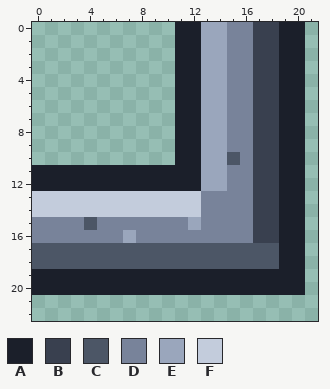
Two states of a pixel-art file, tiles/wall_corner_nw.aseprite. Above, as it was before the edit.
32x32 pixels, 1 frame. Shown: x 0..21, y 0..22.
Visible layers, top first: "shade", "base".
Palette (. is transparent): A #1b1f2a  B #39404f  C #4c5666  D #78839a  E #9aa6bc  F #c3ccdc
Pixels before, first column x 0:
 0 ...........AAEEDDBBAA
 1 ...........AAEEDDBBAA
 2 ...........AAEEDDBBAA
 3 ...........AAEEDDBBAA
 4 ...........AAEEDDBBAA
 5 ...........AAEEDDBBAA
 6 ...........AAEEDDBBAA
 7 ...........AAEEDDBBAA
 8 ...........AAEEDDBBAA
 9 ...........AAEEDDBBAA
10 ...........AAEECDBBAA
11 AAAAAAAAAAAAAEEDDBBAA
12 AAAAAAAAAAAAAEEDDBBAA
13 FFFFFFFFFFFFFDDDDBBAA
14 FFFFFFFFFFFFFDDDDBBAA
15 DDDDCDDDDDDDEDDDDBBAA
16 DDDDDDDEDDDDDDDDDBBAA
17 CCCCCCCCCCCCCCCCCCCAA
18 CCCCCCCCCCCCCCCCCCCAA
19 AAAAAAAAAAAAAAAAAAAAA
20 AAAAAAAAAAAAAAAAAAAAA
New version:
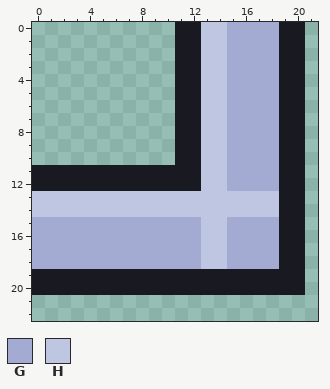
Colours new in this view: G #a3abd2  H #bfc6e2
The exact change:
colour A: #1b1f2a -> #191922
Changed rows in their new state; - is a pixel that keeps its letter.
Layers "ink", "flat":
first column x 0:
 0 -------------HHGGGG
 1 -------------HHGGGG
 2 -------------HHGGGG
 3 -------------HHGGGG
 4 -------------HHGGGG
 5 -------------HHGGGG
 6 -------------HHGGGG
 7 -------------HHGGGG
 8 -------------HHGGGG
 9 -------------HHGGGG
10 -------------HHGGGG
11 -------------HHGGGG
12 -------------HHGGGG
13 HHHHHHHHHHHHHHHHHHH
14 HHHHHHHHHHHHHHHHHHH
15 GGGGGGGGGGGGGHHGGGG
16 GGGGGGGGGGGGGHHGGGG
17 GGGGGGGGGGGGGHHGGGG
18 GGGGGGGGGGGGGHHGGGG
Where, in picture pixels (left, top, right, bottom), the same in both pictures:
changed: (32, 22, 305, 295)
